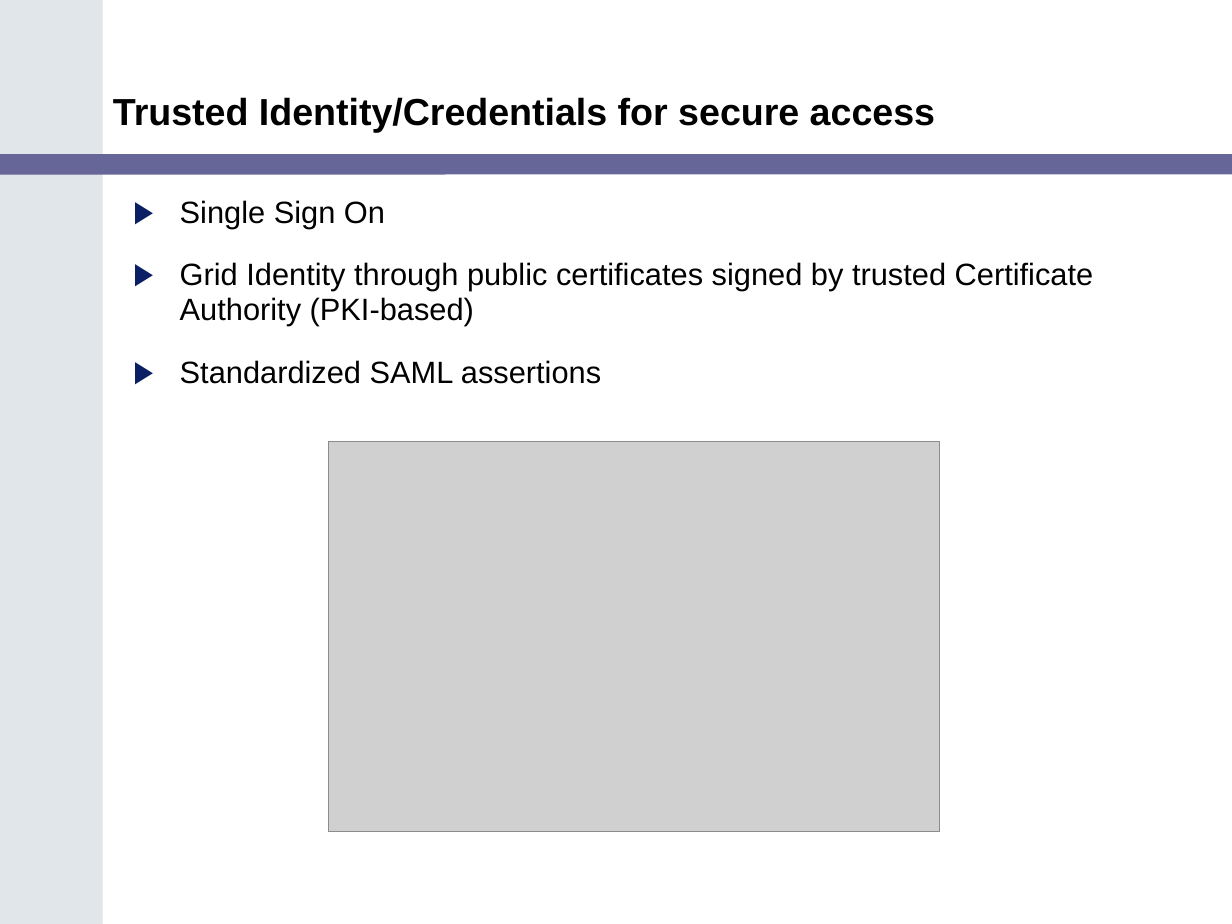
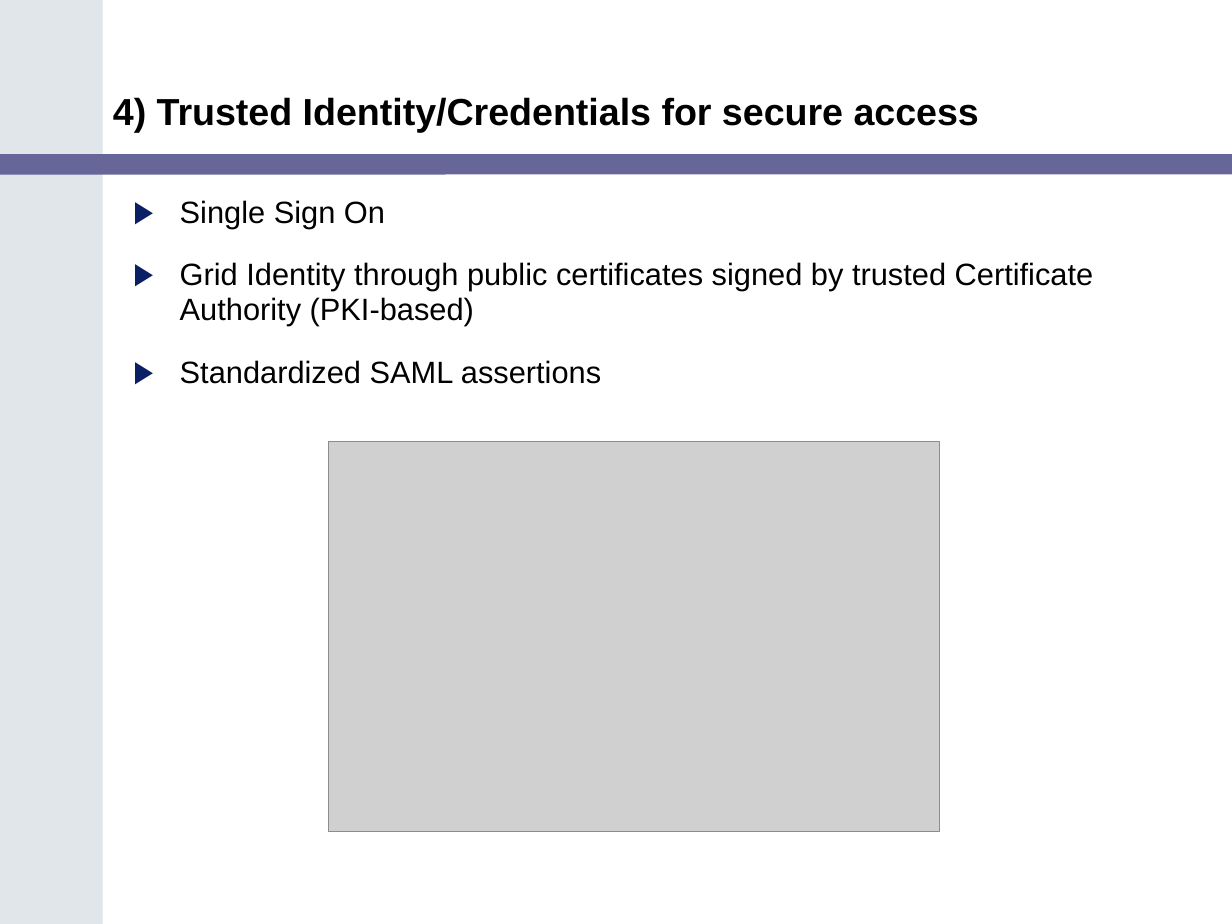
Before and after one commit to NCIP/cagrid-portal, a slide deck: slide 7 of cagrid-1-0/Documentation/presentations/200602_VCDE_ARCH/Gold_Review_Arch_VCDE_Feb1.ppt. Drawn at 1232x924 pixels with LibreOffice and Linux fonts; fonts in the diff are those of the drawing; grey boxes stand for pictures; background and template pictures are left out. Boxes give left, top, right and bottom in pixels: in the first picture for what was removed or moved away, otherwise in the second. Text is boxed around its words. In the diff, an @@ line names an element or a change of style, - is before the commit and + after.

```diff
--- a/cagrid-1-0/Documentation/presentations/200602_VCDE_ARCH/Gold_Review_Arch_VCDE_Feb1.ppt
+++ b/cagrid-1-0/Documentation/presentations/200602_VCDE_ARCH/Gold_Review_Arch_VCDE_Feb1.ppt
@@ title at [113,97,979,132]: text changed @@
-Trusted Identity/Credentials for secure access
+4) Trusted Identity/Credentials for secure access
```
Also in this commit, not shown: 9 other slides changed, 2 slides added, 1 slide removed.
